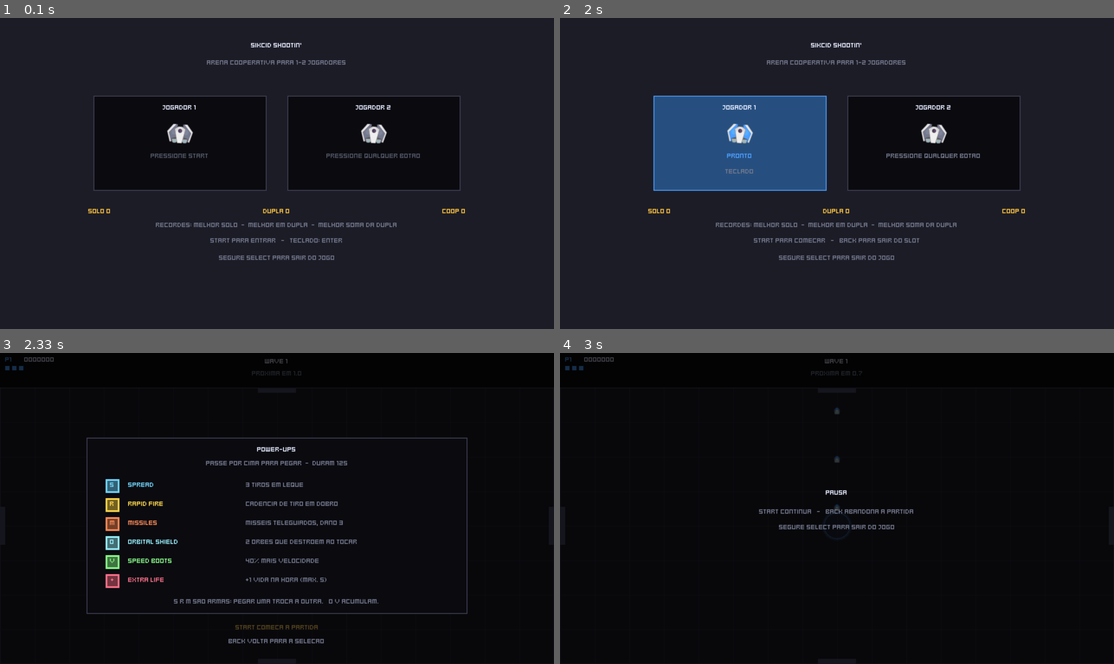
Above: before the commit, frames 1-4 (two rows, left to right).
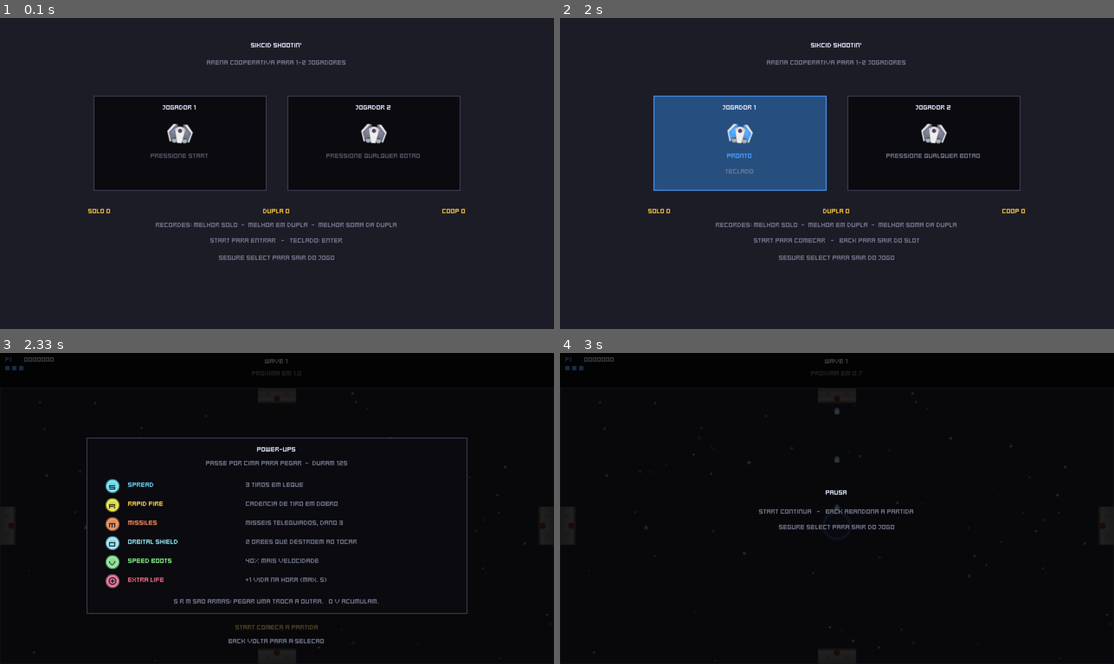
Above: after the commit, the same moments.

Repository: refeals/sikcid-shooting
Game: LÖVE game, started from main.lua
Same seed, same stepped clock (60 frames per second), same inputs: the game is played once before the commit and once after it.
Inputs:
- Up to frame 1 (0.1 s): no input
- Up to frame 2 (2 s): tap Enter at 1.83 s
- Up to frame 3 (2.33 s): tap Enter at 2.17 s
- Up to frame 4 (3 s): tap Keypad Enter at 2.5, 2.83 s

Frames 1-2 are identical in both runs. In frame 3, 0.7% of the frame differs, in the area x 6-99%, y 12-97%; in frame 4, less than 0.1%.

Commit message:
feat: add Kenney explosions, starfield, doors and pickups

Diff:
--- a/src/config.lua
+++ b/src/config.lua
@@ -109,7 +109,7 @@
     puff4        = { "ss2:spaceEffects_015" },
     starTiny     = { "simple:star_tiny" },
     starSmall    = { "simple:star_small" },
-    door         = { "ss2:spaceStation_003" },
+    door         = { "ss2:spaceStation_003", rot = math.pi / 2 },  -- long side = wall
     doorLight    = { "ss2:spaceBuilding_004" },
     iconPlus     = { "simple:icon_plusSmall" },
   },
@@ -131,6 +131,20 @@
     pickup = 14,
     hudLife = 9,
   },
+  -- Arena background (src/starfield.lua). Fixed seed: same sky every match.
+  stars = {
+    seed = 1337,
+    count = 70,
+    bigShare = 0.12,          -- fraction drawn with the bigger star sprite
+    tinyMin = 2, tinyMax = 4,
+    bigMin = 4, bigMax = 7,
+    alphaMin = 0.25, alphaMax = 0.7,
+    twinkleShare = 0.35,
+    twinkleSpeed = 2.2,
+    color = { 0.75, 0.80, 1.00 },
+  },
+  gridAlpha = 0.18,           -- the 40px arena grid, kept faint under the stars
+  door = { thick = 18, light = 7 },  -- hatch depth into the arena / light size
   enemyTurnRate = 10,     -- how fast enemy sprites ease toward their heading
   tankSpin = 0.8,         -- rad/s: the tank (a station) slowly rotates in place
   enemyShotSpin = 6,      -- rad/s: enemy star shots spin
@@ -149,6 +163,7 @@
   -- Kenney pixel fonts sit on an 8px grid: only multiples of 8 keep every
   -- stroke the same width. Sizes here must stay multiples of 8.
   fonts = {
+    titleSmall = { file = "assets/art/Fonts/Kenney Rocket Square.ttf", size = 8 },
     title = { file = "assets/art/Fonts/Kenney Rocket Square.ttf", size = 16 },
     big   = { file = "assets/art/Fonts/Kenney Rocket Square.ttf", size = 24 },
     body  = { file = "assets/art/Fonts/Kenney Mini Square.ttf", size = 8 },
@@ -285,8 +300,7 @@
 Config.POWERUP = {
   duration = 12,
   dropChance = 0.08,
-  pickupRadius = 9,
-  pickupSize = 12,
+  pickupRadius = 9,           -- drawn size lives in Config.ART.size.pickup
   pickupLife = 10,
   blinkAt = 3,                -- começa a piscar nos últimos N segundos
 }
@@ -361,9 +375,26 @@
   shakeTankDeath = 3.0,
   shakeDecay = 12,
   hitStopTank = 0.05,
-  deathParticles = 8,
-  tankDeathParticles = 18,
-  playerDeathParticles = 24,
+  -- Explosions = smoke puffs + sparks, all from the same particle pool.
+  deathParticles = 5,
+  deathPuffs = 3,
+  tankDeathParticles = 10,
+  tankDeathPuffs = 7,
+  playerDeathParticles = 14,
+  playerDeathPuffs = 7,
+  puffSpeedMin = 10,
+  puffSpeedMax = 45,
+  puffLifeMin = 0.35,
+  puffLifeMax = 0.65,
+  puffGrow = 0.8,             -- extra size reached at the end of the life
+  puffAlpha = 0.85,
+  puffSpin = 2.0,             -- max rad/s
+  -- Missile smoke trail: only emitted while the pool is below trailPoolShare
+  -- of its size, so trails never starve explosions of particles.
+  trailInterval = 0.07,
+  trailLife = 0.3,
+  trailSize = 6,
+  trailPoolShare = 0.6,
   particleSpeedMin = 40,
   particleSpeedMax = 170,
   particleLifeMin = 0.25,
--- a/src/entities/bullet.lua
+++ b/src/entities/bullet.lua
@@ -20,6 +20,7 @@
     kind = "single",    -- "single" | "spread" | "missile" | "enemy"
     radius = Config.WEAPON.bulletRadius,
     angle = 0,
+    trailT = 0,         -- missile smoke trail countdown
     dead = false,       -- marcada em combat.lua, recolhida no sweep
     color = Config.COLORS.bullet,
   }, Bullet)
@@ -37,6 +38,7 @@
   self.angle = math.atan2(dirY, dirX)
   self.dead = false
   self.color = color or (owner == "enemy" and Config.COLORS.bulletEnemy or Config.COLORS.bullet)
+  self.trailT = 0
 end
 
 -- Devolve false quando a bala deve ser recolhida pelo pool.
@@ -53,6 +55,13 @@
       self.angle = Util.turnToward(self.angle, want, Config.WEAPON.missileTurn * dt)
       self.vx = math.cos(self.angle) * self.speed
       self.vy = math.sin(self.angle) * self.speed
+    end
+    -- Smoke trail from the missile's tail.
+    self.trailT = self.trailT - dt
+    if self.trailT <= 0 then
+      self.trailT = Config.JUICE.trailInterval
+      local back = SIZE.missile * 0.5
+      world:trail(self.x - math.cos(self.angle) * back, self.y - math.sin(self.angle) * back, self.color)
     end
   end
 
--- a/src/entities/particle.lua
+++ b/src/entities/particle.lua
@@ -1,9 +1,17 @@
--- Partícula quadrada. Pooled: só reinicializada, nunca recriada.
+-- Particles. Pooled: only re-initialized, never re-created.
+--
+-- Two kinds share the pool:
+--   "spark" -- small square that shrinks and fades (the original effect);
+--   "puff"  -- a Kenney smoke puff tinted with the source color that grows,
+--              spins and fades: the body of explosions and missile trails.
 
 local Config = require("src.config")
 local Util   = require("src.util")
+local Assets = require("src.assets")
 
 local J = Config.JUICE
+
+local PUFFS = { "puff1", "puff2", "puff3", "puff4" }
 
 local Particle = {}
 Particle.__index = Particle
@@ -14,23 +22,32 @@
     life = 0, maxLife = 1,
     size = J.particleSize,
     color = Config.COLORS.flash,
+    kind = "spark",
+    sprite = PUFFS[1],
+    rot = 0, spin = 0,
   }, Particle)
 end
 
-function Particle:reset(x, y, dirX, dirY, speed, life, size, color)
+function Particle:reset(x, y, dirX, dirY, speed, life, size, color, kind)
   self.x, self.y = x, y
   self.vx, self.vy = dirX * speed, dirY * speed
   self.life = life
   self.maxLife = life
   self.size = size or J.particleSize
   self.color = color or Config.COLORS.flash
+  self.kind = kind or "spark"
+  if self.kind == "puff" then
+    self.sprite = PUFFS[math.random(#PUFFS)]
+    self.rot = math.random() * math.pi * 2
+    self.spin = Util.randRange(-J.puffSpin, J.puffSpin)
+  end
 end
 
--- Espalha `count` partículas a partir de um ponto (explosão simples).
+-- Scatters `count` sparks from a point (simple burst).
 function Particle.burst(pool, count, x, y, color, size)
   for _ = 1, count do
     local p = pool:acquire()
-    if not p then return end   -- pool cheio: descarta o excedente, sem alocar
+    if not p then return end   -- pool full: drop the rest, never allocate
     local a = math.random() * math.pi * 2
     p:reset(x, y, math.cos(a), math.sin(a),
       Util.randRange(J.particleSpeedMin, J.particleSpeedMax),
@@ -39,24 +56,53 @@
   end
 end
 
+-- Explosion: `puffs` slow smoke puffs of about `puffSize` px, then `sparks`
+-- fast sparks. Puffs go first so a nearly full pool still shows the smoke.
+function Particle.explosion(pool, x, y, color, puffs, puffSize, sparks, sparkSize)
+  for _ = 1, puffs do
+    local p = pool:acquire()
+    if not p then return end
+    local a = math.random() * math.pi * 2
+    p:reset(x, y, math.cos(a), math.sin(a),
+      Util.randRange(J.puffSpeedMin, J.puffSpeedMax),
+      Util.randRange(J.puffLifeMin, J.puffLifeMax),
+      puffSize * Util.randRange(0.7, 1.1), color, "puff")
+  end
+  Particle.burst(pool, sparks, x, y, color, sparkSize)
+end
+
+-- One small trail puff left behind a moving object (missiles).
+function Particle.trail(pool, x, y, color)
+  local p = pool:acquire()
+  if not p then return end
+  p:reset(x, y, 0, 0, 0, J.trailLife, J.trailSize, color, "puff")
+end
+
 function Particle:update(dt)
   self.life = self.life - dt
   if self.life <= 0 then return false end
-  -- Arrasto exponencial simples: rápido no começo, some no fim.
+  -- Simple exponential drag: fast at first, settles at the end.
   local drag = 1 - J.particleDrag * dt
   if drag < 0 then drag = 0 end
   self.vx, self.vy = self.vx * drag, self.vy * drag
   self.x = self.x + self.vx * dt
   self.y = self.y + self.vy * dt
+  if self.kind == "puff" then self.rot = self.rot + self.spin * dt end
   return true
 end
 
 function Particle:draw()
   local t = self.life / self.maxLife
   local c = self.color
-  love.graphics.setColor(c[1], c[2], c[3], t)
-  local s = self.size * t
-  love.graphics.rectangle("fill", self.x - s * 0.5, self.y - s * 0.5, s, s)
+  if self.kind == "puff" then
+    -- Grows while fading out.
+    love.graphics.setColor(c[1], c[2], c[3], t * J.puffAlpha)
+    Assets.draw(self.sprite, self.x, self.y, self.rot, self.size * (1 + (1 - t) * J.puffGrow))
+  else
+    love.graphics.setColor(c[1], c[2], c[3], t)
+    local s = self.size * t
+    love.graphics.rectangle("fill", self.x - s * 0.5, self.y - s * 0.5, s, s)
+  end
 end
 
 return Particle
--- a/src/entities/pickup.lua
+++ b/src/entities/pickup.lua
@@ -1,6 +1,8 @@
 -- Power-up caído no chão. Pooled.
 
 local Config = require("src.config")
+local Assets = require("src.assets")
+local UI     = require("src.ui")
 
 local PU = Config.POWERUP
 
@@ -33,27 +35,40 @@
   return self.life > 0 and not self.dead
 end
 
--- Ícone do power-up centrado em (x, y). Usado pelo pickup no chão e pela
--- tela de briefing, para os dois mostrarem exatamente a mesma coisa.
--- Trocar por sprite: só aqui.
-function Pickup.drawIcon(def, x, y, s)
-  local h = s * 0.5
-  love.graphics.setColor(def.color)
-  love.graphics.rectangle("fill", x - h, y - h, s, s)
-  love.graphics.setColor(0, 0, 0, 0.55)
-  love.graphics.rectangle("fill", x - h + 2, y - h + 2, s - 4, s - 4)
+-- Power-up icon centered at (x, y), `s` px wide: a UIPack badge in the
+-- power-up color with its letter (or the plus icon for extra life). Shared by
+-- the pickup on the ground, the briefing and the HUD so all three match.
+local INK = { 0.08, 0.08, 0.12, 1 }
 
-  -- Letra identificando o power-up (placeholder do futuro sprite).
-  love.graphics.setColor(def.color)
-  love.graphics.printf(def.letter, x - 20, y - 7, 40, "center")
+function Pickup.drawIcon(def, x, y, s, alpha)
+  alpha = alpha or 1
+  UI.badge(def.color, x, y, s, alpha)
+  if def.id == "life" then
+    love.graphics.setColor(INK[1], INK[2], INK[3], alpha)
+    Assets.draw("iconPlus", x, y, 0, s * 0.55)
+  else
+    local font = Assets.font("titleSmall")
+    love.graphics.setFont(font)
+    love.graphics.setColor(INK[1], INK[2], INK[3], alpha)
+    -- Pixel font: snap to whole px so the glyphs stay crisp.
+    love.graphics.print(def.letter, math.floor(x - font:getWidth(def.letter) * 0.5 + 0.5),
+      math.floor(y - font:getHeight() * 0.5 + 1))
+    love.graphics.setFont(Assets.font("body"))
+  end
   love.graphics.setColor(1, 1, 1, 1)
 end
 
 function Pickup:draw()
-  -- Pisca nos últimos segundos avisando que vai sumir.
+  -- Blinks in its last seconds as a warning it is about to vanish.
   if self.life < PU.blinkAt and math.floor(self.life * 8) % 2 == 0 then return end
-  -- Flutua de leve.
-  Pickup.drawIcon(self.def, self.x, self.y + math.sin(self.bob) * 2, PU.pickupSize)
+  local y = self.y + math.sin(self.bob) * 2   -- gentle float
+  local c = self.def.color
+  -- Pulsing glow so drops stand out from enemies and debris.
+  love.graphics.setBlendMode("add")
+  love.graphics.setColor(c[1], c[2], c[3], 0.25 + 0.15 * math.sin(self.bob * 1.5))
+  love.graphics.circle("fill", self.x, y, Config.ART.size.pickup * 0.85)
+  love.graphics.setBlendMode("alpha")
+  Pickup.drawIcon(self.def, self.x, y, Config.ART.size.pickup)
 end
 
 return Pickup
--- /dev/null
+++ b/src/starfield.lua
@@ -0,0 +1,54 @@
+-- Static starfield behind the arena.
+--
+-- Positions come from a fixed seed, so the sky is the same every match.
+-- Stars are drawn live (no extra canvas to rebuild on resize), grouped by
+-- sprite so LÖVE's autobatching turns them into two draw calls. A fraction
+-- of them twinkle.
+
+local Config = require("src.config")
+local Assets = require("src.assets")
+
+local Starfield = {}
+
+local S = Config.ART.stars
+local stars = {}   -- { x, y, size, alpha, sprite, twinkle, phase }
+
+function Starfield.build(area)
+  local rng = love.math.newRandomGenerator(S.seed)
+  for i = 1, S.count do
+    local big = rng:random() < S.bigShare
+    stars[i] = {
+      x = area.x + rng:random() * area.w,
+      y = area.y + rng:random() * area.h,
+      size = big and (S.bigMin + rng:random() * (S.bigMax - S.bigMin))
+                 or (S.tinyMin + rng:random() * (S.tinyMax - S.tinyMin)),
+      alpha = S.alphaMin + rng:random() * (S.alphaMax - S.alphaMin),
+      sprite = big and "starSmall" or "starTiny",
+      twinkle = rng:random() < S.twinkleShare,
+      phase = rng:random() * math.pi * 2,
+      rot = rng:random() * math.pi * 2,
+    }
+  end
+end
+
+local function drawGroup(sprite, time)
+  local c = S.color
+  for i = 1, #stars do
+    local s = stars[i]
+    if s.sprite == sprite then
+      local a = s.alpha
+      if s.twinkle then a = a * (0.45 + 0.55 * (0.5 + 0.5 * math.sin(time * S.twinkleSpeed + s.phase))) end
+      love.graphics.setColor(c[1], c[2], c[3], a)
+      Assets.draw(sprite, s.x, s.y, s.rot, s.size)
+    end
+  end
+end
+
+function Starfield.draw()
+  local time = love.timer.getTime()
+  drawGroup("starTiny", time)
+  drawGroup("starSmall", time)
+  love.graphics.setColor(1, 1, 1, 1)
+end
+
+return Starfield
--- a/src/states/game.lua
+++ b/src/states/game.lua
@@ -23,8 +23,10 @@
 local Particle = require("src.entities.particle")
 local Profiler = require("src.profiler")
 local Shaders  = require("src.shaders")
+local Starfield = require("src.starfield")
 
 local Game = {}
+local starsBuilt = false
 
 local J = Config.JUICE
 
@@ -130,6 +132,13 @@
   Particle.burst(self.particles, count, x, y, color, size)
 end
 
+-- Missile smoke: skipped while the pool is busy, so explosions keep priority.
+function world:trail(x, y, color)
+  local pool = self.particles
+  if pool.count >= Config.MAX_PARTICLES * J.trailPoolShare then return end
+  Particle.trail(pool, x, y, color)
+end
+
 function world:shake(mag)
   if mag > self.shakeMag then self.shakeMag = mag end
 end
@@ -139,8 +148,11 @@
 end
 
 function world:onEnemyKilled(enemy, killerIndex)
-  local count = enemy.type == "tank" and J.tankDeathParticles or J.deathParticles
-  Particle.burst(self.particles, count, enemy.x, enemy.y, enemy.color, enemy.def.size * 0.35)
+  local tank = enemy.type == "tank"
+  local size = Config.ART.size[enemy.type] or enemy.def.size
+  Particle.explosion(self.particles, enemy.x, enemy.y, enemy.color,
+    tank and J.tankDeathPuffs or J.deathPuffs, size * 0.7,
+    tank and J.tankDeathParticles or J.deathParticles, enemy.def.size * 0.35)
 
   -- Combo sobe primeiro: a morte já conta com o multiplicador novo.
   if type(killerIndex) == "number" then
@@ -169,7 +181,8 @@
   player.alive = false
   player.lives = player.lives - 1
   Combo.breakOn(player)
-  Particle.burst(self.particles, J.playerDeathParticles, player.x, player.y, player.color, 5)
+  Particle.explosion(self.particles, player.x, player.y, player.color,
+    J.playerDeathPuffs, Config.ART.size.playerShip, J.playerDeathParticles, 5)
   self:shake(J.shakePlayerDeath)
   Audio.play("player_die")
 
@@ -237,6 +250,7 @@
   pickups:clear()
   Spawner.load(arena)
   Spawner.reset(world, Config.SMOKE_WAVE)
+  if not starsBuilt then Starfield.build(arena); starsBuilt = true end
 
   for i = 1, world.playerCount do
     local p = Player.new(i, devices[i])
@@ -382,8 +396,10 @@
   love.graphics.setColor(C.arenaBg)
   love.graphics.rectangle("fill", arena.x, arena.y, arena.w, arena.h)
 
-  -- Grade sutil: dá referência de escala e movimento sem custo de textura.
-  love.graphics.setColor(C.arenaLine[1], C.arenaLine[2], C.arenaLine[3], 0.45)
+  Starfield.draw()
+
+  -- Faint grid over the stars: keeps a sense of scale and motion.
+  love.graphics.setColor(C.arenaLine[1], C.arenaLine[2], C.arenaLine[3], Config.ART.gridAlpha)
   for gx = arena.x + 40, arena.x + arena.w - 1, 40 do
     love.graphics.line(gx + 0.5, arena.y, gx + 0.5, arena.y + arena.h)
   end
--- a/src/systems/spawner.lua
+++ b/src/systems/spawner.lua
@@ -12,6 +12,7 @@
 local Config = require("src.config")
 local Util   = require("src.util")
 local Audio  = require("src.audio")
+local Assets = require("src.assets")
 
 local Spawner = {}
 
@@ -39,7 +40,21 @@
                sx = arena.x + SPAWN_INSET, sy = arena.cy }
   doors[4] = { side = "right",  x = arena.x + arena.w - t, y = arena.cy,
                sx = arena.x + arena.w - SPAWN_INSET, sy = arena.cy }
-  for i = 1, 4 do doors[i].warn = 0 end
+  -- Drawing anchors: the hatch sprite sits centered on the wall line (half of
+  -- it is outside the arena, covered by the HUD or the screen edge) and
+  -- `inward` is the direction pointing into the arena.
+  local wall = {
+    top    = { arena.cx, arena.y, math.pi / 2 },
+    bottom = { arena.cx, arena.y + arena.h, -math.pi / 2 },
+    left   = { arena.x, arena.cy, 0 },
+    right  = { arena.x + arena.w, arena.cy, math.pi },
+  }
+  for i = 1, 4 do
+    local d = doors[i]
+    local w = wall[d.side]
+    d.warn = 0
+    d.wx, d.wy, d.inward = w[1], w[2], w[3]
+  end
 end
 
 -- Recalcula os pesos do mix para a wave atual.
@@ -198,32 +213,39 @@
 end
 
 -- ---------------------------------------------------------------------------
--- Desenho das portas (e do telégrafo piscando).
+-- Door drawing: a Kenney hatch set into each wall, with a red light that
+-- flashes during the spawn telegraph (same timing as before).
 -- ---------------------------------------------------------------------------
 function Spawner.draw()
   local C = Config.COLORS
+  local D = Config.ART.door
+  local g = love.graphics
   for i = 1, 4 do
     local d = doors[i]
-    local horizontal = (d.side == "top" or d.side == "bottom")
-    local w = horizontal and DOOR_LEN or DOOR_THICK
-    local h = horizontal and DOOR_THICK or DOOR_LEN
-
-    if d.warn > 0 then
-      -- Pisca em vermelho e "respira" um pouco para chamar atenção.
-      local on = math.floor(d.warn * 16) % 2 == 0
-      love.graphics.setColor(on and C.doorWarn or C.door)
-      local grow = on and 2 or 0
-      love.graphics.rectangle("fill",
-        d.x - w * 0.5 - (horizontal and grow or 0),
-        d.y - h * 0.5 - (horizontal and 0 or grow),
-        w + (horizontal and grow * 2 or 0),
-        h + (horizontal and 0 or grow * 2))
+    local ix, iy = math.cos(d.inward), math.sin(d.inward)
+
+    -- Hatch body. Its long side runs along the wall; it is squashed so only
+    -- D.thick px poke into the arena.
+    local spr = Assets.sprite("door")
+    local depth = DOOR_LEN * spr.h / spr.w     -- full sprite depth at this length
+    g.setColor(1, 1, 1, 1)
+    Assets.draw("door", d.wx, d.wy, d.inward, DOOR_LEN, 1, (D.thick * 2) / depth)
+
+    local on = d.warn > 0 and math.floor(d.warn * 16) % 2 == 0
+    local lx, ly = d.wx + ix * (D.thick - 5), d.wy + iy * (D.thick - 5)
+    if on then
+      -- Glow, then the lit lamp.
+      g.setBlendMode("add")
+      g.setColor(C.doorWarn[1], C.doorWarn[2], C.doorWarn[3], 0.55)
+      g.circle("fill", lx, ly, D.light * 1.6)
+      g.setBlendMode("alpha")
+      g.setColor(1, 1, 1, 1)
     else
-      love.graphics.setColor(C.door)
-      love.graphics.rectangle("fill", d.x - w * 0.5, d.y - h * 0.5, w, h)
-    end
-  end
-  love.graphics.setColor(1, 1, 1, 1)
+      g.setColor(0.45, 0.45, 0.5, 1)
+    end
+    Assets.draw("doorLight", lx, ly, 0, D.light)
+  end
+  g.setColor(1, 1, 1, 1)
 end
 
 Spawner.doors = doors
